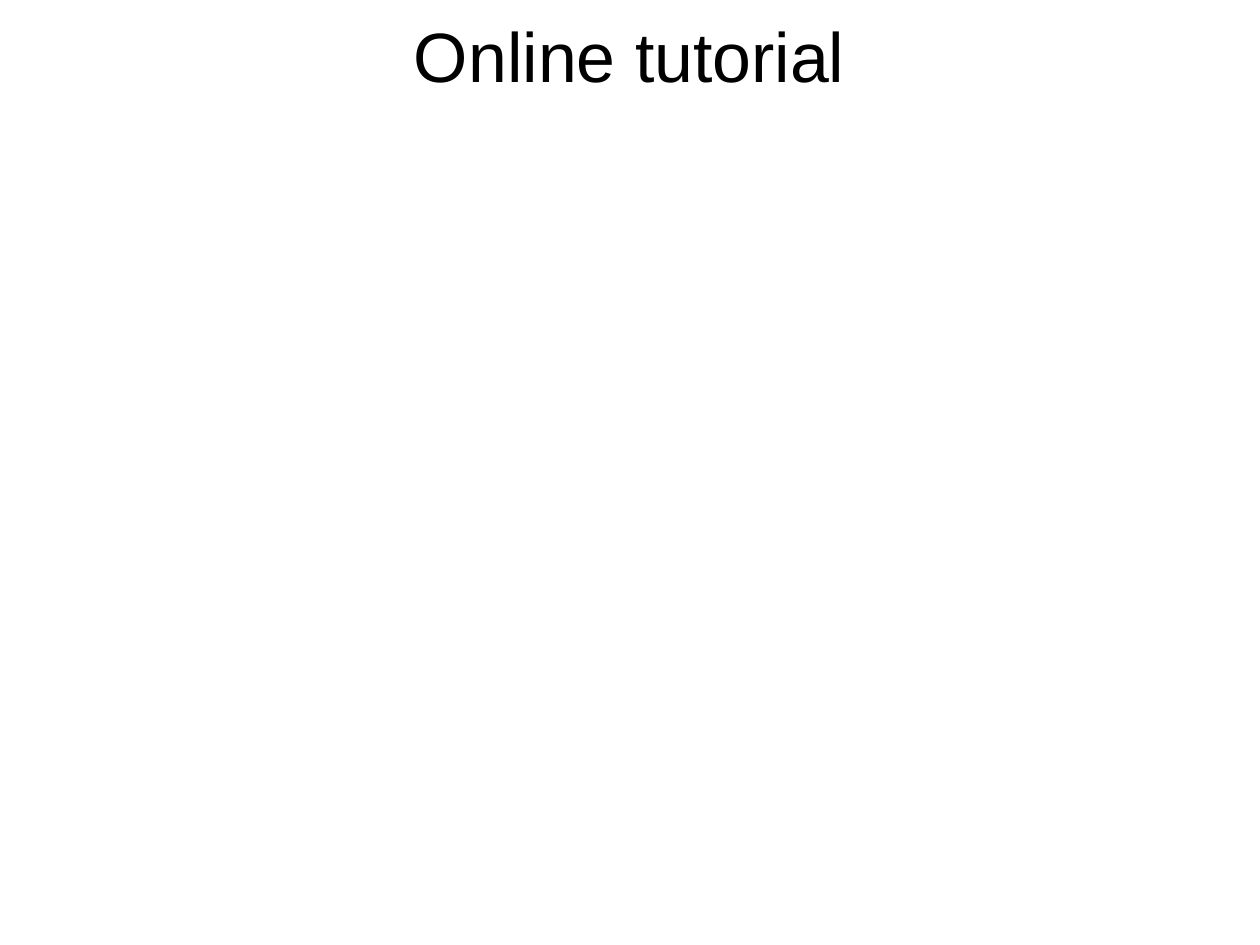
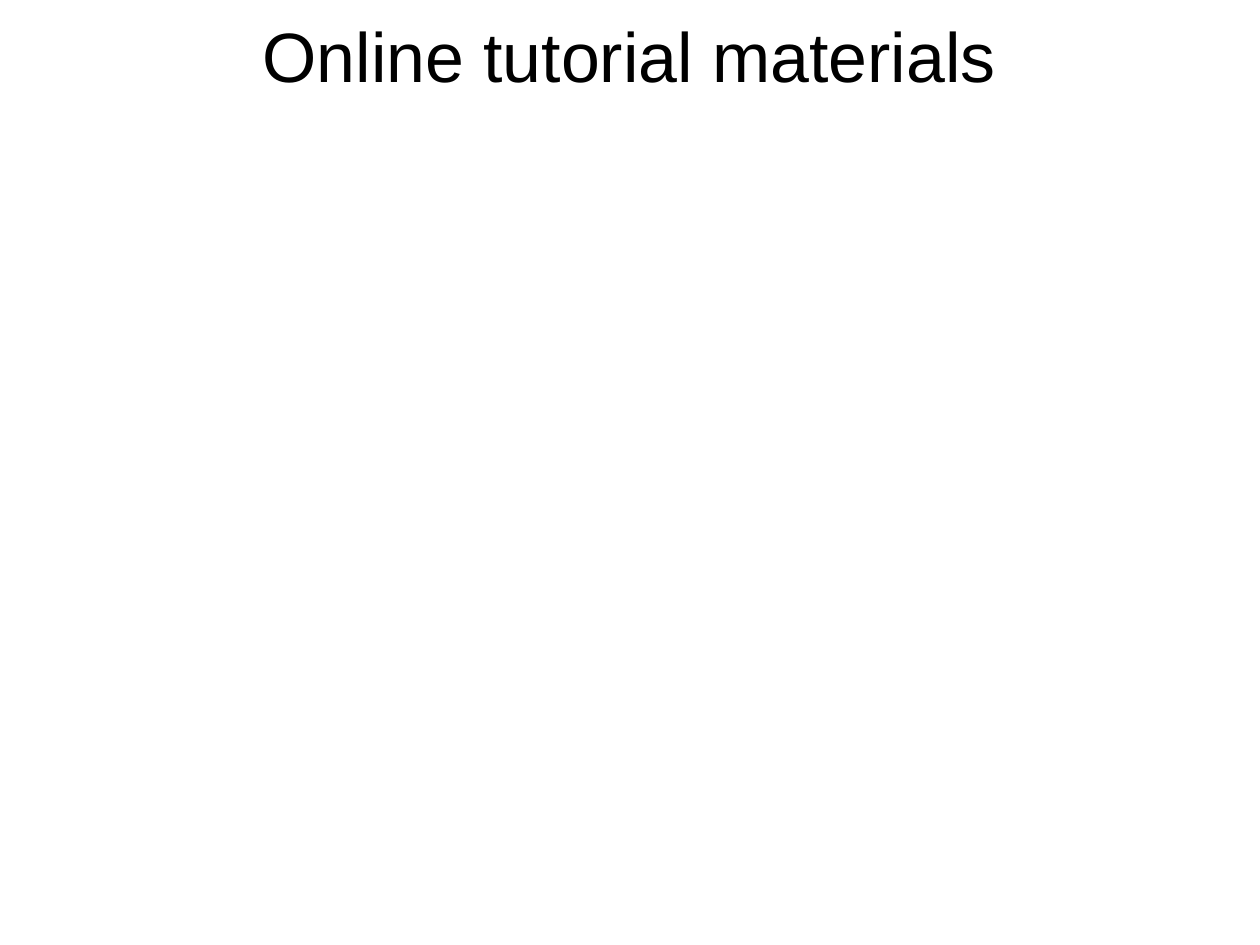
Before and after one commit to NeuralEnsemble/NeuroinformaticsTutorial, a slide deck: slide 5 of Part_1_Resources_for_computational_modellers/Introduction/Introduction.pptx. Drawn at 1260x945 pixels with LibreOffice and Linux fonts; fonts in the diff are those of the drawing; background and template pictures are left out. Boxes give left, top, right and bottom in pixels: in the first picture for what was removed or moved away, otherwise in the second. Text is boxed around its words. In the diff, an @@ line names an element or a change of style, - is before the commit and + after.

```diff
--- a/Part_1_Resources_for_computational_modellers/Introduction/Introduction.pptx
+++ b/Part_1_Resources_for_computational_modellers/Introduction/Introduction.pptx
@@ text at (262,31,995,83): text changed @@
-Online tutorial
+Online tutorial materials
```
Also in this commit, not shown: 3 other slides changed, 1 slide added, 2 slides removed, 1 other file.
